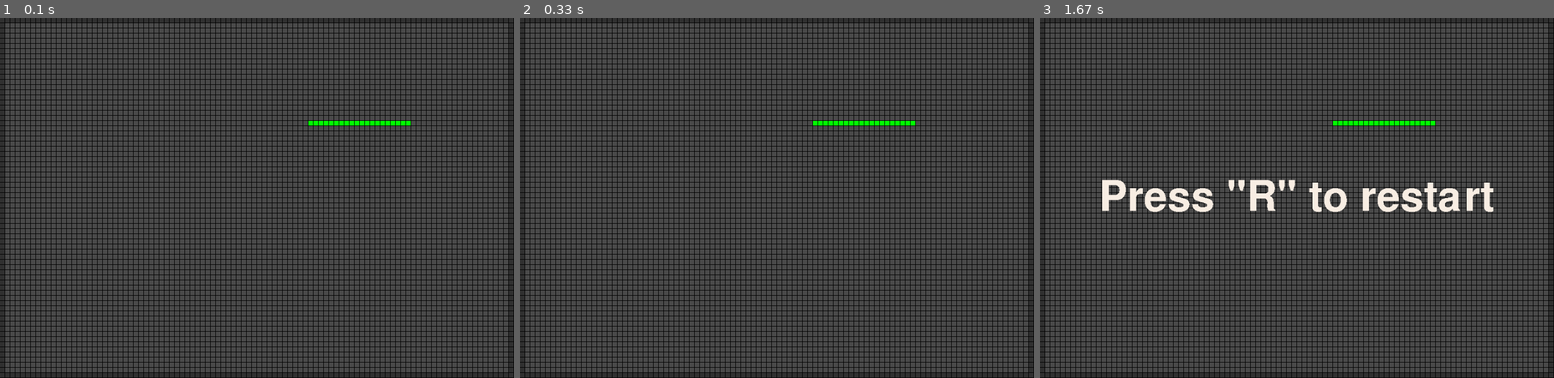
Above: before the commit, frames 1-3 (left to right).
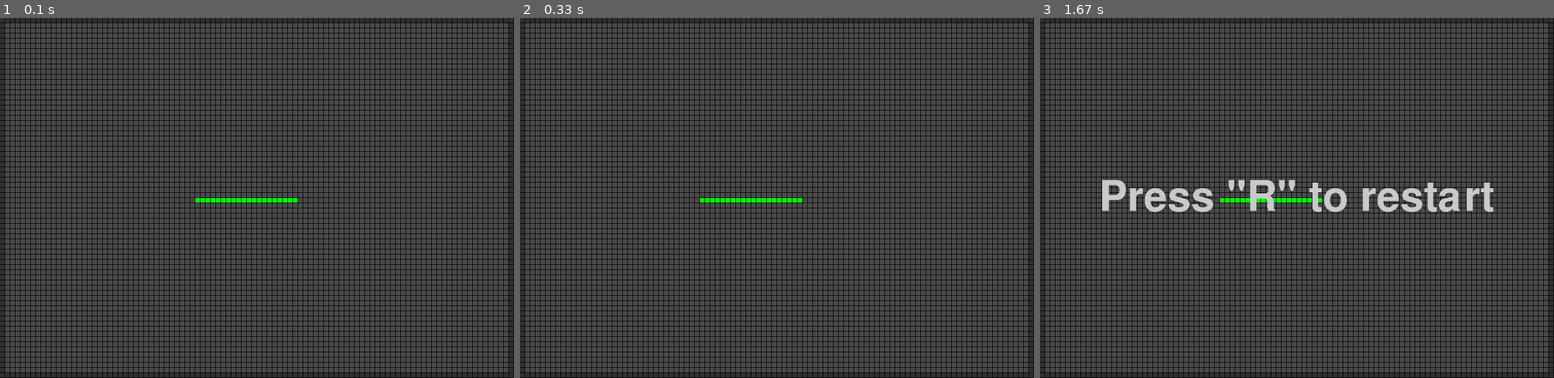
Above: after the commit, the same moments.

Repository: hsadler/learn-pygame
Game: pygame game, started from my_games/snake/snake.py
Two runs of this game, one before a commit and one after it. Both use one fixed random seed, a clock stepped at 60 frames per second and the inputs below.
Inputs:
- Up to frame 1 (0.1 s): no input
- Up to frame 2 (0.33 s): no input
- Up to frame 3 (1.67 s): hold Right 0.33-0.8 s

The runs differ from the first frame. In frame 1, 0.5% of the frame differs, in the area x 38-80%, y 28-52%; in frame 2, 0.5%; in frame 3, 2.7%, in the area x 12-89%, y 28-54%.

Commit message:
update restart text, update snake start position to center of game grid

Diff:
--- a/my_games/snake/lib/business/game.py
+++ b/my_games/snake/lib/business/game.py
@@ -15,9 +15,8 @@
 class GameBL():
 
 
-	GAME_STATE_PLAY = 'game-state-play'
+	GAME_STATE_PLAY = 'gameame-state-play'
 	GAME_STATE_CHECK_RESTART = 'game-state-check-restart'
-	GAME_STATE_RESTART = 'game-state-restart'
 
 
 	DIRECTION_UP = 'up'
@@ -72,10 +71,10 @@
 		self.wall.update()
 
 		# create snake
-		rand_grid_line = self.grid.get_random_line(config.SNAKE_START_LENGTH)
+		grid_line = self.grid.get_center_horiz_line(config.SNAKE_START_LENGTH)
 		self.snake = Snake(
 			game=self.game,
-			game_models=rand_grid_line,
+			game_models=grid_line,
 			collidable=True,
 			block_color=config.SNAKE_BLOCK_COLOR
 		)
@@ -164,11 +163,10 @@
 		pygame = self.game.pygame
 		config = self.game.config
 		# write restart dialoge to screen
-		fg = 250, 240, 230
-		font = pygame.font.Font(None, 120)
+		font = pygame.font.Font(None, config.RESTART_TEXT_SIZE)
 		text = 'Press "R" to restart'
 		size = font.size(text)
-		ren = font.render(text, 0, fg)
+		ren = font.render(text, 0, config.RESTART_TEXT_COLOR)
 		self.game.screen.blit(
 			ren,
 			(
--- a/my_games/snake/lib/model/config.py
+++ b/my_games/snake/lib/model/config.py
@@ -28,6 +28,9 @@
 
 	SNAKE_START_LENGTH = 20
 
+	RESTART_TEXT_SIZE = 120
+	RESTART_TEXT_COLOR = pygame.Color('gray80')
+
 	def __init__(self):
 		self.pygame = pygame
 		self.pygame.init()
--- a/my_games/snake/lib/model/grid.py
+++ b/my_games/snake/lib/model/grid.py
@@ -88,13 +88,16 @@
 		return block
 
 	def get_random_line(self, line_length):
-		row = row = random.choice(self.grid)
+		row = random.choice(self.grid)
 		line_start_index = random.choice(range(0, len(row) - line_length))
 		line_end_index = line_start_index + line_length
-		line_blocks = []
-		for i in range(line_start_index, line_end_index):
-			line_blocks.append(row[i])
-		return line_blocks
+		return row[line_start_index:line_end_index]
+
+	def get_center_horiz_line(self, line_length):
+		row = self.grid[int(len(self.grid) / 2)]
+		line_start_index = int(len(row) / 2) - int(line_length / 2)
+		line_end_index = line_start_index + line_length
+		return row[line_start_index:line_end_index]
 
 	def get_parimeter(self):
 		top_blocks = self.grid[0]
